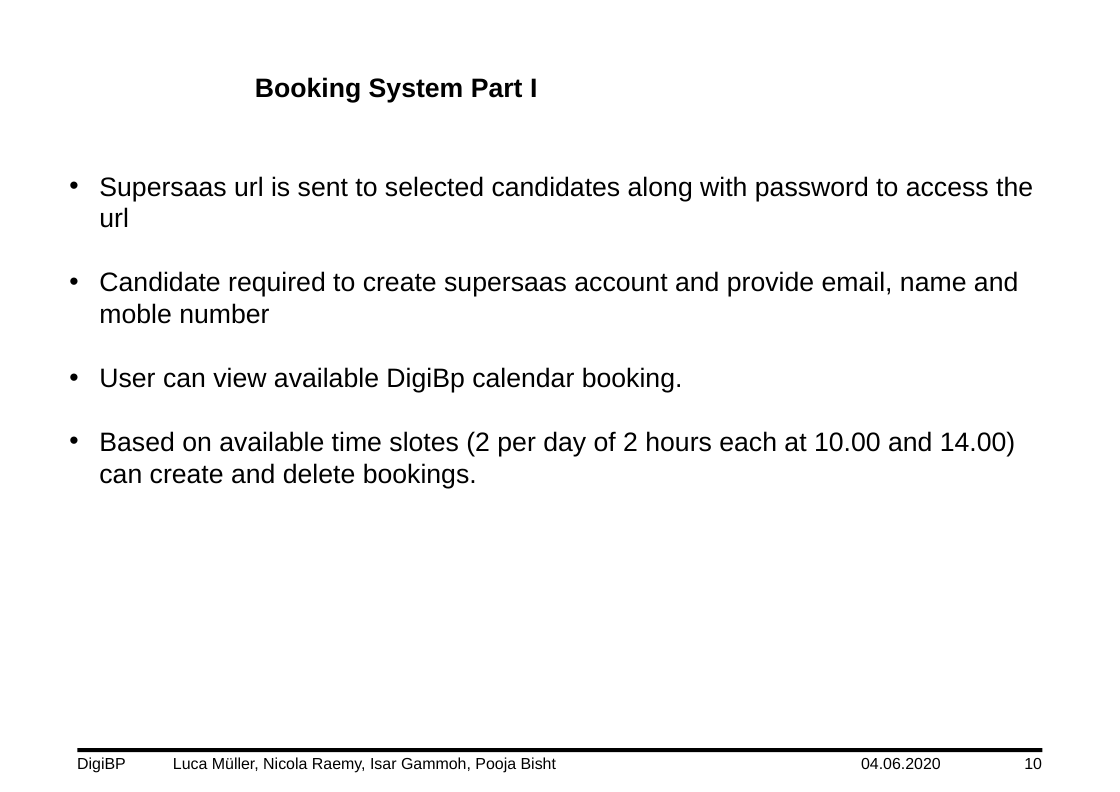
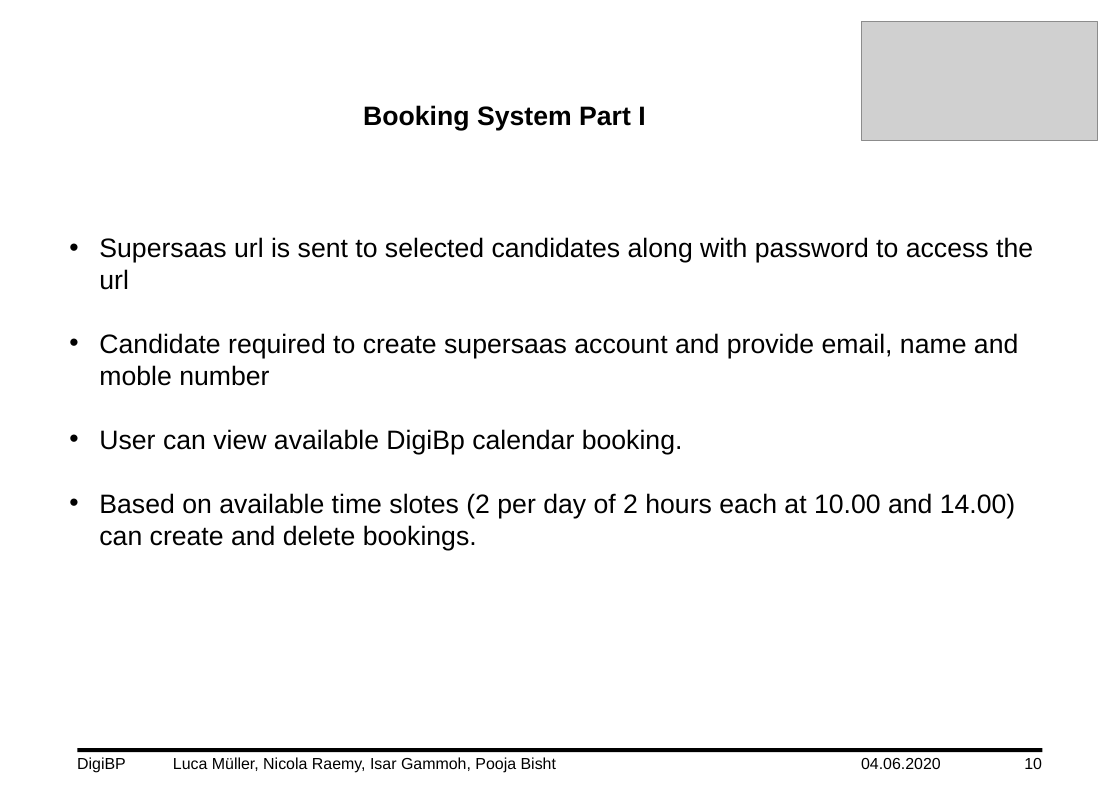
Before and after one commit to DigiBP/DigiBP_DanishBlue, a slide deck: slide 10 of Presentation/DigiBP_DanishBlue_Presentation_V0.3.pptx. Drawn at 1120x792 pixels with LibreOffice and Linux fonts; fonts in the diff are those of the drawing; grey boxes stand for pictures; background and template pictures are left out. Boxes give left, top, right and bottom in pixels: in the first picture for what was removed or moved away, otherwise in the second. Text is boxed around its words. In the diff, an @@ line names an element or a change of style, - is before the commit and + after.

Commit message:
entered pic to boking system ppt

```diff
--- a/Presentation/DigiBP_DanishBlue_Presentation_V0.3.pptx
+++ b/Presentation/DigiBP_DanishBlue_Presentation_V0.3.pptx
@@ picture added at box(861, 22, 1098, 141) @@
@@ text "Booking System Part I": place and size @@
-text "Booking System Part I" at box(255, 76, 537, 102)
+text "Booking System Part I" at box(363, 105, 645, 130)
@@ text "Supersaas url is sent to ...": place and size @@
-text "Supersaas url is sent to ..." at box(99, 176, 1033, 488)
+text "Supersaas url is sent to ..." at box(99, 237, 1033, 550)
```
Also in this commit, not shown: 1 other file.
